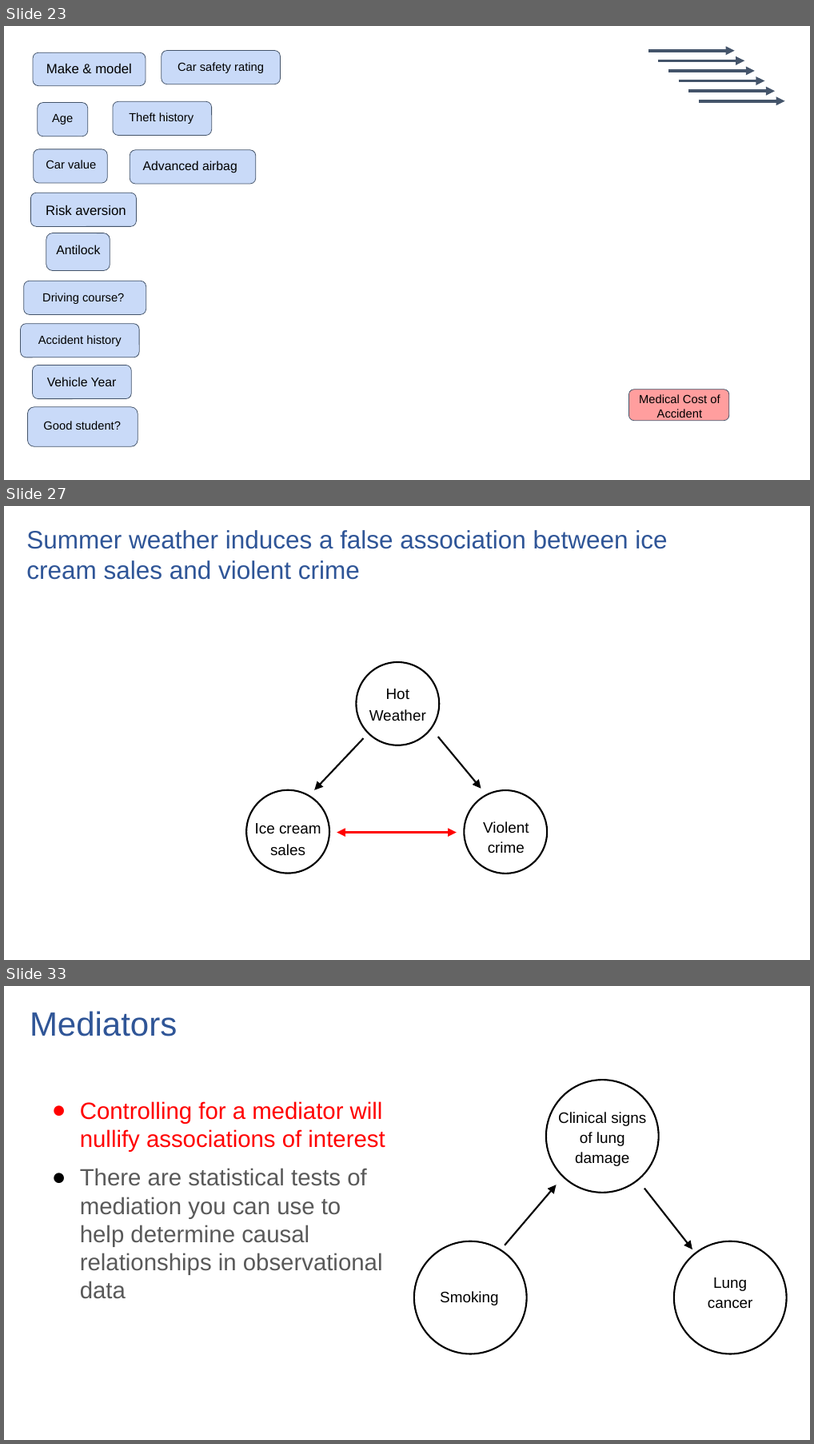
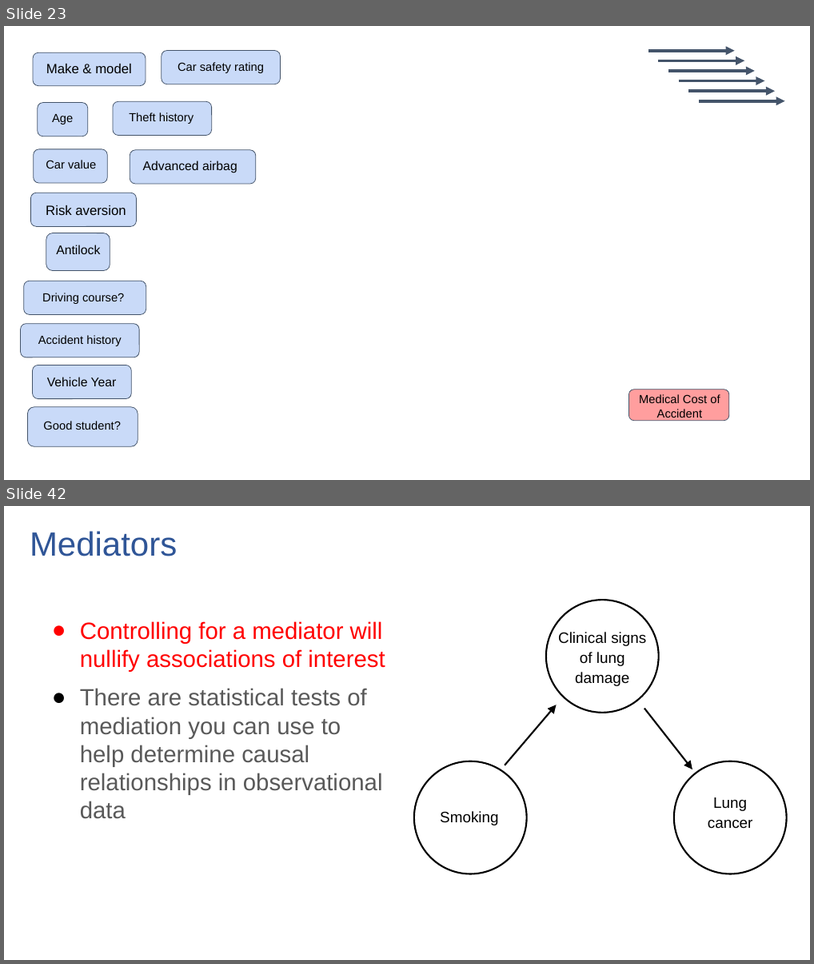
Before and after one commit to ronikobrosly/scipy_2022_causal_inference_tutorial, a slide deck: slides/tutorial_slides.pptx. Shown one above the other, each under a label of ours: slides 23, 27 and 33 before the commit, slides 23 and 42 after it; the slides between them are not shown. The pictures are 814x1444 and 814x964 pixels, drawn with LibreOffice and Linux fonts; fonts in the diff are those of the drawing. Boxes give left, top, right and bottom in pixels: in the first picture for what was removed or moved away, otherwise in the second. Text is boxed around its words. In the diff, an @@ line names an element or a change of style, - is before the commit and + after.

```diff
--- a/slides/tutorial_slides.pptx
+++ b/slides/tutorial_slides.pptx
@@ slide 27 removed at (4, 506, 810, 960), background #FFFFFF @@
@@ title removed at (26, 530, 667, 580) @@
-Summer weather induces a false association between ice cream sales and violent crime
@@ ellipse removed at (357, 662, 439, 745) @@
@@ text removed at (370, 688, 426, 721) @@
-Hot Weather
@@ arrow removed from (364, 738) to (315, 790) @@
@@ arrow removed from (438, 736) to (482, 788) @@
@@ ellipse removed at (246, 790, 330, 872) @@
@@ ellipse removed at (464, 790, 547, 873) @@
@@ text removed at (255, 823, 321, 856) @@
-Ice cream sales
@@ double arrow removed from (338, 832) to (457, 832) @@
@@ text removed at (483, 821, 529, 853) @@
-Violent
-crime
@@ what was slide 33 is now slide 42 @@
```
Also in this commit, not shown: 9 slides changed, 16 slides added, 2 other slides removed, 1 other file.
